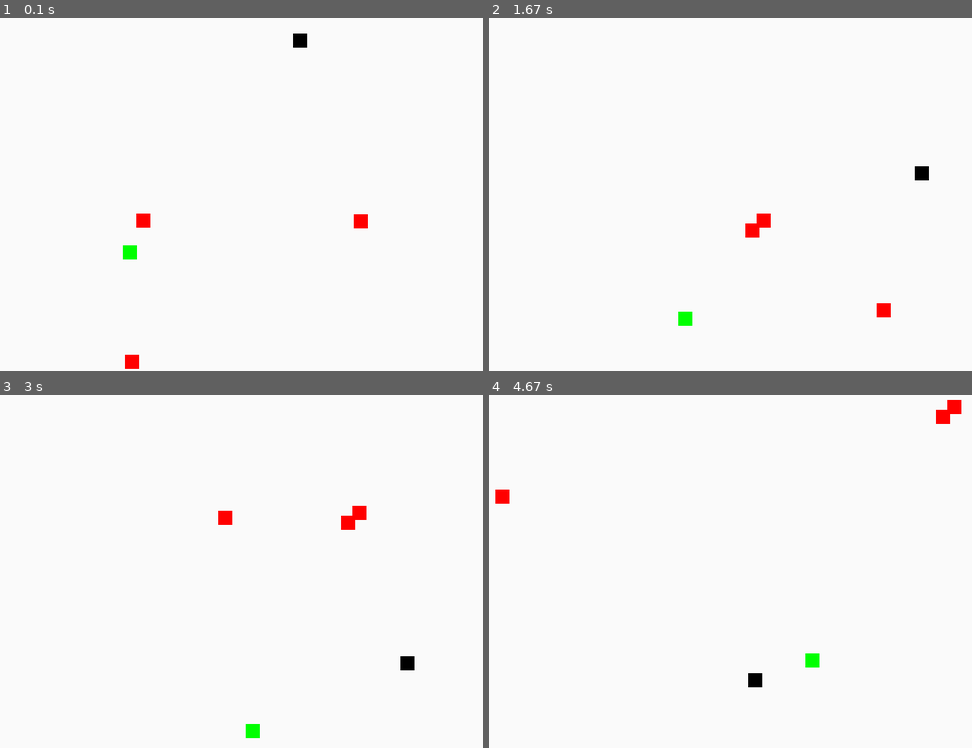
Above: before the commit, frames 1-4 (two rows, left to right).
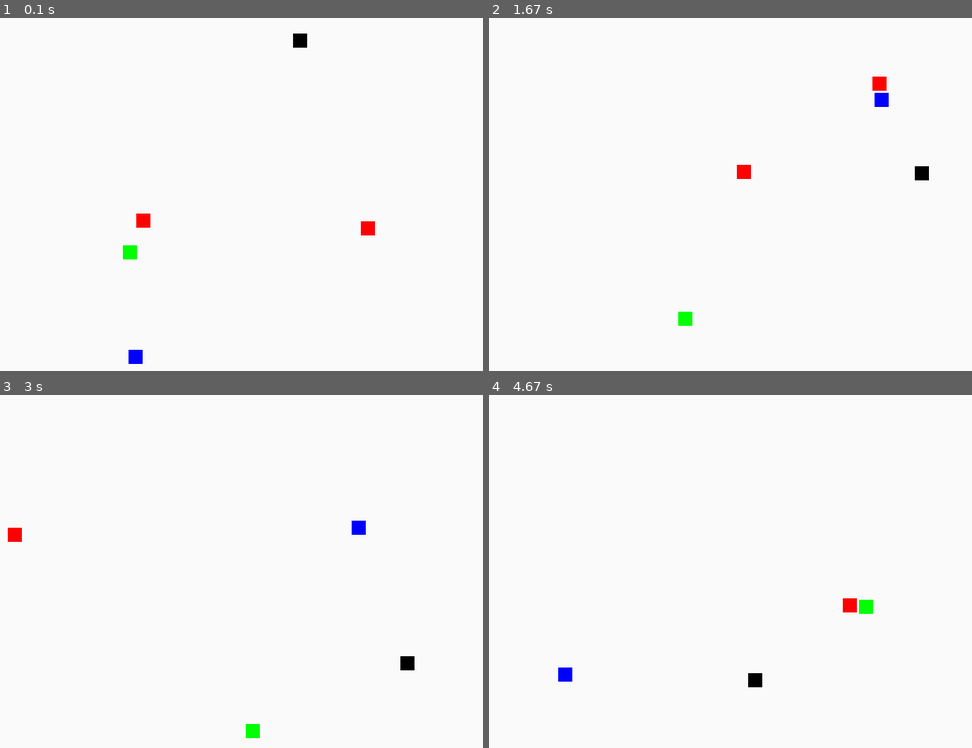
Above: after the commit, the same moments.

Repository: alexandroid000/self-assembly
Game: pygame game, started from weaselbot_sim/sandbox.py
Same seed, same stepped clock (60 frames per second), same inputs: the game is played once before the commit and once after it.
Inputs:
- Up to frame 1 (0.1 s): no input
- Up to frame 2 (1.67 s): no input
- Up to frame 3 (3 s): no input
- Up to frame 4 (4.67 s): no input

The runs differ from the first frame. In frame 1, 0.4% of the frame differs, in the area x 25-78%, y 55-100%; in frame 2, 0.7%; in frame 3, 0.6%; in frame 4, 0.8%, in the area x 1-98%, y 1-82%.

Commit message:
error updates, sorry for the delay

Diff:
--- a/weaselbot_sim/sandbox.py
+++ b/weaselbot_sim/sandbox.py
@@ -1,11 +1,22 @@
-#Current objectives
-# 1) Handle non-square shapes
+#How it works:
+# - Each weaselbot is randomly generated on the screen
+# - When they collide, they don't actually form one entity; the collided objects speed parameters are made identical
+# - Handling of all the collided objects is taken care of in the WeaselBotsGroup class
+
+
+# Current Errors:
+#  - On collision, the robots do not stick together like they should
+#  - Fails at handling collisions between already collided objects and single objects
+# - Do not know how it would handle simultaneous collision between 3+ objects
+# - Gets stuck at the borders (this is probably due to a misplaced == sign when there should be a >= sign)
+# - Can't handle non-square shapes at present (that was the change I tried to implement and then everything stopped working)
 
 
 
 
 #Calls the pygame library
 import pygame, random, math
+from collections import defaultdict
 #Optional: Sets up constants and functions in global namespace
 from pygame.locals import *
 #Declare global colors
@@ -28,24 +39,12 @@
         self._height = height #do not change
         self._color = color
         self.collision = False
-    # def __init__(self, screen, sides, length, xspeed, yspeed, color):
-    #     self.movex = xspeed #assume initial velocity
-    #     self.movey = yspeed
-    #     #get dimensions of screen
-    #     self.wscreen, self.hscreen = pygame.display.get_surface().get_size()
-    #     self.x0pos = random.randint(0, self.wscreen-width)
-    #     self.y0pos = random.randint(0, self.hscreen-height)
-    #     self.points = []
-    #     angle = 360 / sides
-    #     for i in sides:
-    #         #Look up some geometry and figure out how to do this
-    #     self._color = color
-    #     self.collision = False
-
 
     def draw(self, screen):
         BLACK = (  0,   0,   0) #temp, adjust so you can change color based instantation
+        #pygame.draw.polygon(screen, self._color, self.points, 0)
         pygame.draw.rect(screen, self._color, [self.x0pos, self.y0pos, self._width, self._height], 0)
+
     #define movement based on WeaselBot algorithm
     def movement(self):
         #insert WeaselBot algorithm here
@@ -64,16 +63,10 @@
         self.listofweasels.append(bot)
     #handle collision here
     def update(self):
-        collisions = []
+        #Make a dictionary of lists
+        collisions = {}
         for i in self.listofweasels:
-            #makes a list of collisions
-            if i.collision:
-                collisions.append(i)
-            #otherwise, procede normally
-            else:
-                i.movement()
-        #checks for collisions, which will be adjusted in the next pass
-        for i in self.listofweasels:
+            collisions[i] = []
             for j in self.listofweasels:
                 #makes sure they're not the same object and if collision has previously occured
                 if i == j or (i.collision == True and j.collision == True):
@@ -83,31 +76,28 @@
                     if i.x0pos <= jxpos <= i.x0pos+i._width:
                         for jypos in range(j.y0pos, j.y0pos+j._height):
                             if i.y0pos <= jypos <= i.y0pos+i._height:
-                                j.collision = True
-                                i.collision = True
+                                collisions[i].append(j)
+
 
         #if collisions occur, make a new weaselbot object and add it to the list
-        if collisions:
-            mergedbot = collision_merge(collisions)
-            del collisions
+        self.collision_merge(collisions)
+        del collisions
 
     def draw(self, screen):
         for i in self.listofweasels:
             i.draw(screen)
 
 #each object acts identically so they appear (on the screen) to be one object
-def collision_merge(collisions):
-    for i in collisions:
-        for j in collisions:
-            #makes sure they're not the same object and if collision has previously occured
-            if i == j:
-                break;
-            redefine_bots_borders(i, j)
-            #This is going to be a source of problems once the movement algorithm gets implemented
-            j.movex = i.movex
-            j.movey = i.movey
-            i.collision = False
-            j.collision = False
+    def collision_merge(self, collisions):
+        for i in collisions:
+            if collisions[i] == []:
+                i.movement()
+            for j in collisions[i]:
+                j.movex = i.movex
+                j.movey = i.movey
+                for k in collisions[j]:
+                    if k == i:
+                        collisions[j].remove(k)
 
 def redefine_bots_borders(bot1, bot2):
     # All this is error checking to make sure it doesn't bounce outside screen
@@ -141,8 +131,8 @@
     robot1 = WeaselBot(screen, width, height, 1, 1, GREEN)
     robot2 = WeaselBot(screen, width, height, 2, 2, BLACK)
     robot3 = WeaselBot(screen, width, height, 3, 3, RED)
-    robot4 = WeaselBot(screen, width, height, 3, 3, RED)
-    robot5 = WeaselBot(screen, width, height, 3, 3, RED)
+    robot4 = WeaselBot(screen, width, height, 4, 4, BLUE)
+    robot5 = WeaselBot(screen, width, height, 5, 5, RED)
     weaselbots = WeaselBotsGroup();
     #I dislike how clunky this is but I can't get around it right now
     weaselbots.add(robot1)
